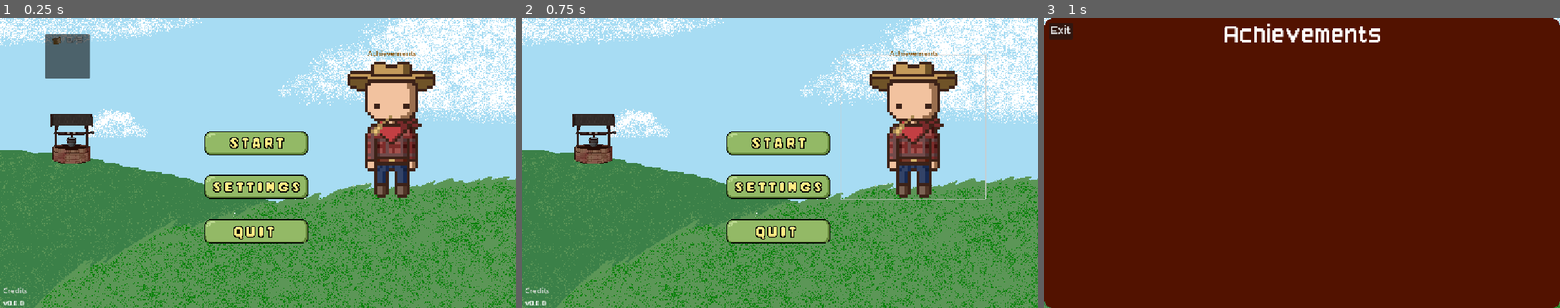
Above: before the commit, frames 1-3 (left to right).
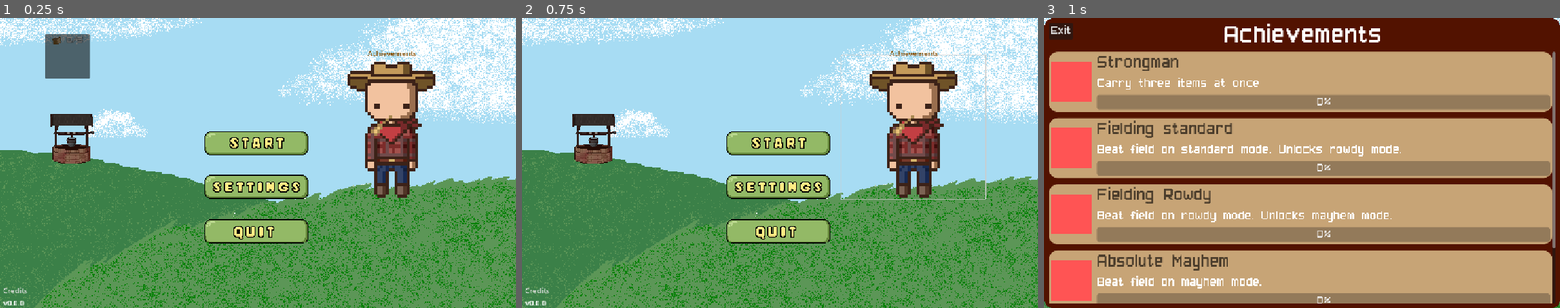
Above: after the commit, the same moments.

Repository: T3rryTim3/mhs-gamedev-02
Game: Godot game, scene res://scenes/Structure/main.tscn
Two runs of this game, one before a commit and one after it. Both use one fixed random seed, a clock stepped at 60 frames per second and the inputs below.
Inputs (mouse positions are in pixels of both pictures, inside the frame that each line leads up to):
- Up to frame 1 (0.25 s): no input
- Up to frame 2 (0.75 s): tap Enter (ui_accept) at 0.5 s; move the mouse to (893, 148) at 0.52 s; hold D (move_right) from 0.53 s (still down); tap Mouse wheel down (cycle_blueprint_down) at 0.6 s; click (893, 148) at 0.67 s
- Up to frame 3 (1 s): keep holding D (move_right); tap Enter (ui_accept) at 0.77 s

Frames 1-2 are identical in both runs. In frame 3, 79% of the frame differs, in the area x 1-100%, y 11-99%.
Error before the commit: There was an error calling "_iter_next" on iterator object of type <GDScript#-9223371996891445874>. (res://scenes/UI/unlock_screen.gd:19)

Commit message:
achievement menu

Diff:
--- a/projects/mhsdev-02/scenes/UI/unlock_screen.gd
+++ b/projects/mhsdev-02/scenes/UI/unlock_screen.gd
@@ -1,8 +1,6 @@
 extends PanelContainer
 
 @onready var panel_object = preload("res://panel_container.tscn")
-@onready var progress = get_node("res://panel_container.tscn")
-
 
 func _on_button_pressed() -> void:
 	visible = false
@@ -10,17 +8,25 @@
 func _load_achievements() -> void:
 	for child in $MarginContainer/VBoxContainer/ScrollContainer/VBoxContainer.get_children():
 		child.queue_free()
-	const data = preload("res://scripts/Singletons/achievements.gd")
 
-	var current = {
-		1: 3
-	}
 
-	for k in data:
+	var data = Achievements.get_data()
+
+	if data.size() == 0:
+		print("Achievements data is empty.")
+		return
+
+	var current = {}
+
+	for k in data.keys():
 		var new_panel = panel_object.instantiate()
-		new_panel.load_achievement(data[k], current[k])
+		new_panel.load_achievement(data[k], current.get(k,0))
 		$MarginContainer/VBoxContainer/ScrollContainer/VBoxContainer.add_child(new_panel)
 
 
 func _ready():
-	_load_achievements()
+	if Achievements:
+		print(Achievements.get_data())
+		_load_achievements()
+	else:
+		print("Achievements singleton not initialized properly.")
--- a/projects/mhsdev-02/scripts/Singletons/achievements.gd
+++ b/projects/mhsdev-02/scripts/Singletons/achievements.gd
@@ -41,15 +41,17 @@
 	}
 }
 
-var current = {
+var current = {}
 
-}
-
-#func _ready():
-	#for k in data:
-		#current[k] = 0
+func _ready():
+	print("achievements Singleton Initialized")
+	for k in data.keys():
+		current[k] = 0
 
 func raise_progress(achievement:Achievements.Achievements, increase:int=1): ## Increases the progress for a given achievement.
 	if not achievement in current:
 		current[achievement] = 0
 	current[achievement] = min(data[achievement]["max"], current[achievement] + increase)
+
+func get_data():
+	return data
